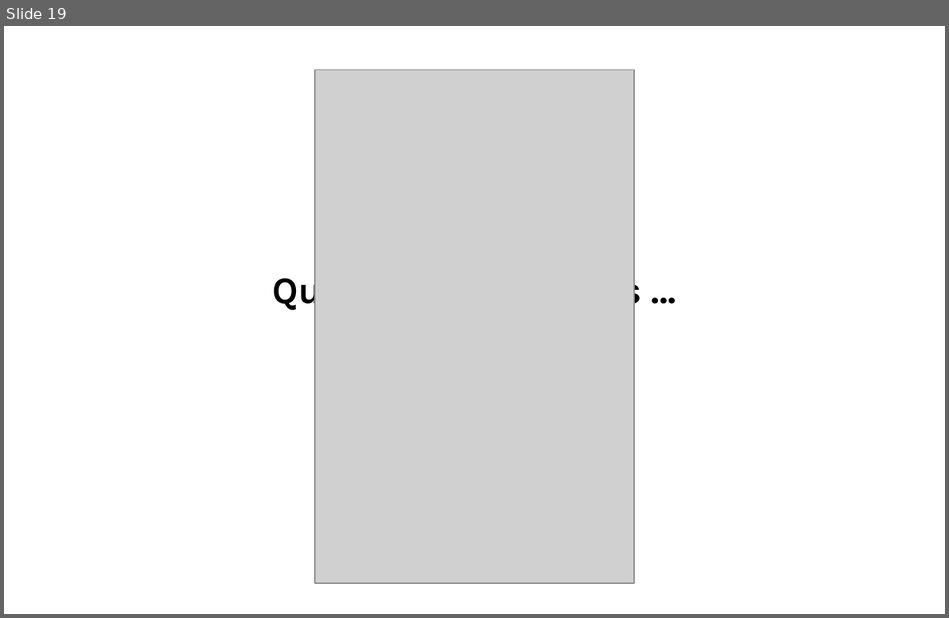
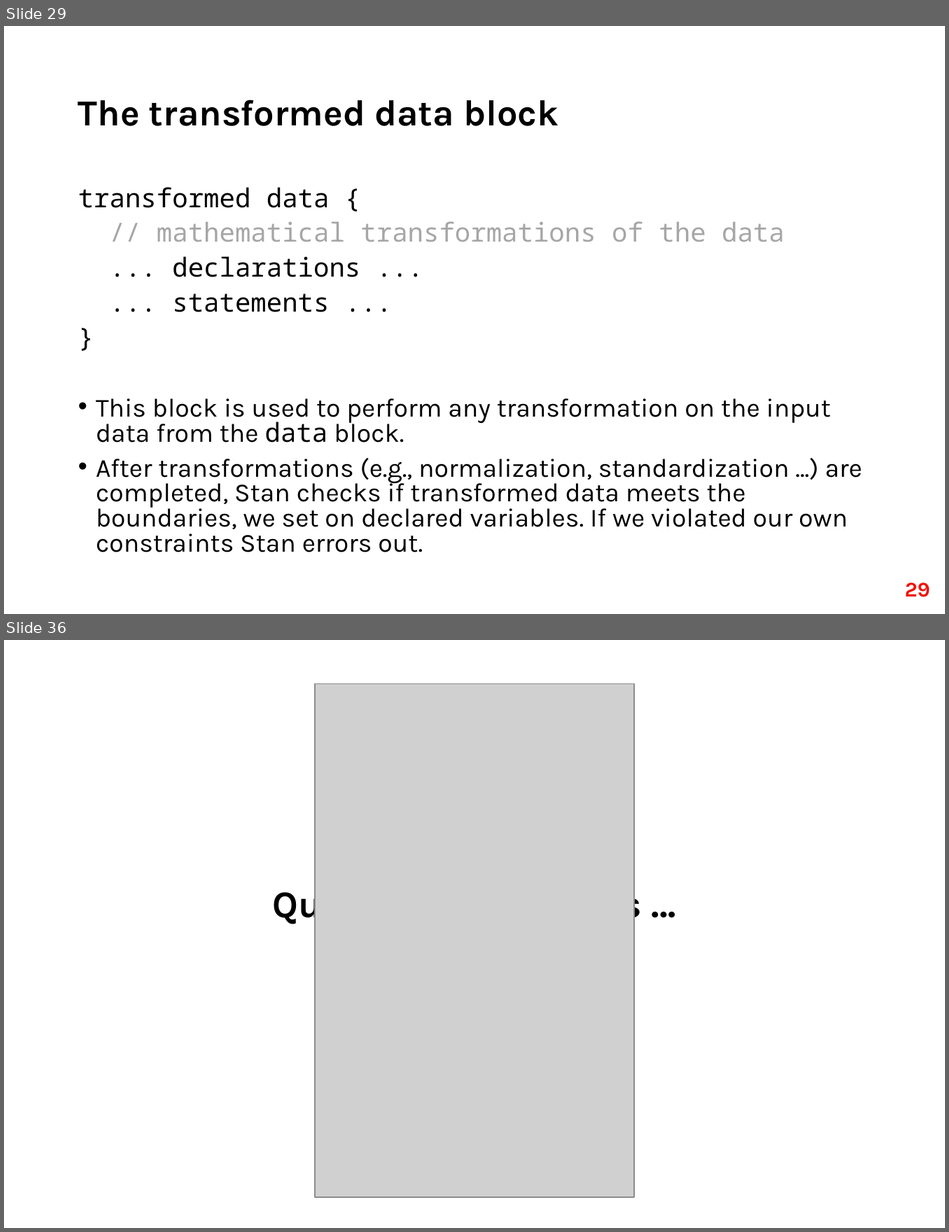
Before and after one commit to fri-datascience/course_bs, a slide deck: Session_03_Probabilistic_programming/Probabilistic_programming.pptx. Shown one above the other, each under a label of ours: slide 19 before the commit, slides 29 and 36 after it; the slides between them are not shown. The pictures are 949x618 and 949x1232 pixels, drawn with LibreOffice and Linux fonts; fonts in the diff are those of the drawing; grey boxes stand for pictures. Boxes give left, top, right and bottom in pixels: in the first picture for what was removed or moved away, otherwise in the second. Text is boxed around its words. In the diff, an @@ line names an element or a change of style, - is before the commit and + after.

```diff
--- a/Session_03_Probabilistic_programming/Probabilistic_programming.pptx
+++ b/Session_03_Probabilistic_programming/Probabilistic_programming.pptx
@@ slide 29 added at [4, 26, 945, 614], background #FFFFFF @@
@@ title added at [78, 100, 558, 126], 28 pt, text #000000, bold @@
+The transformed data block
@@ text added at [78, 187, 862, 552], 20 pt, text #000000 @@
+transformed data {
+// mathematical transformations of the data
+... declarations ...
+... statements ...
+}
+• This block is used to perform any transformation on the input data from the data block.
+• After transformations (e.g., normalization, standardization ...) are completed, Stan checks if transformed data meets the boundaries, we set on declared variables. If we violated our own constraints Stan errors out.
@@ page number added at [905, 582, 930, 597], 16 pt, text #EF1209, bold @@
+29
@@ what was slide 19 is now slide 36 @@
```
Also in this commit, not shown: 4 slides changed, 16 other slides added, 2 other files.
